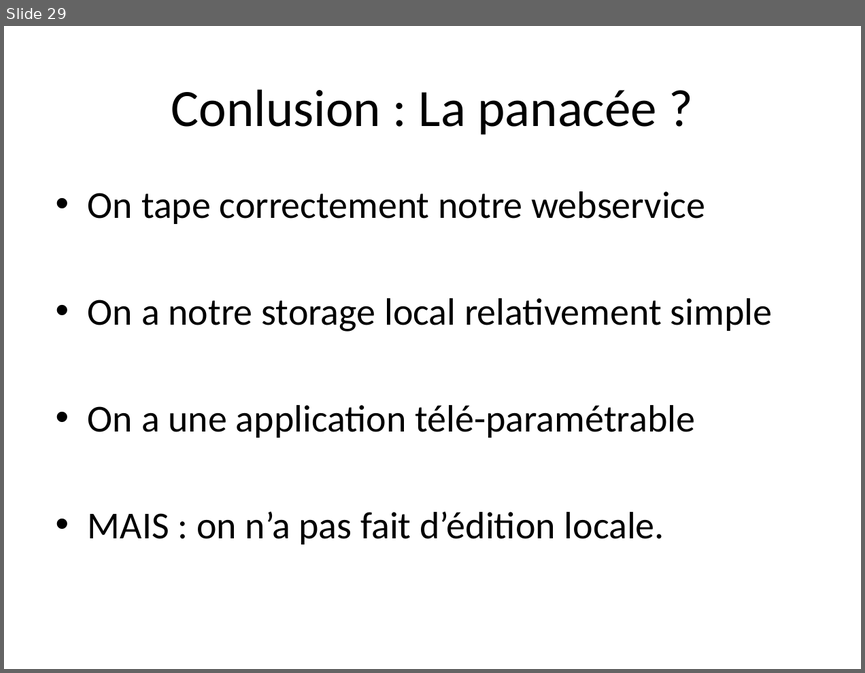
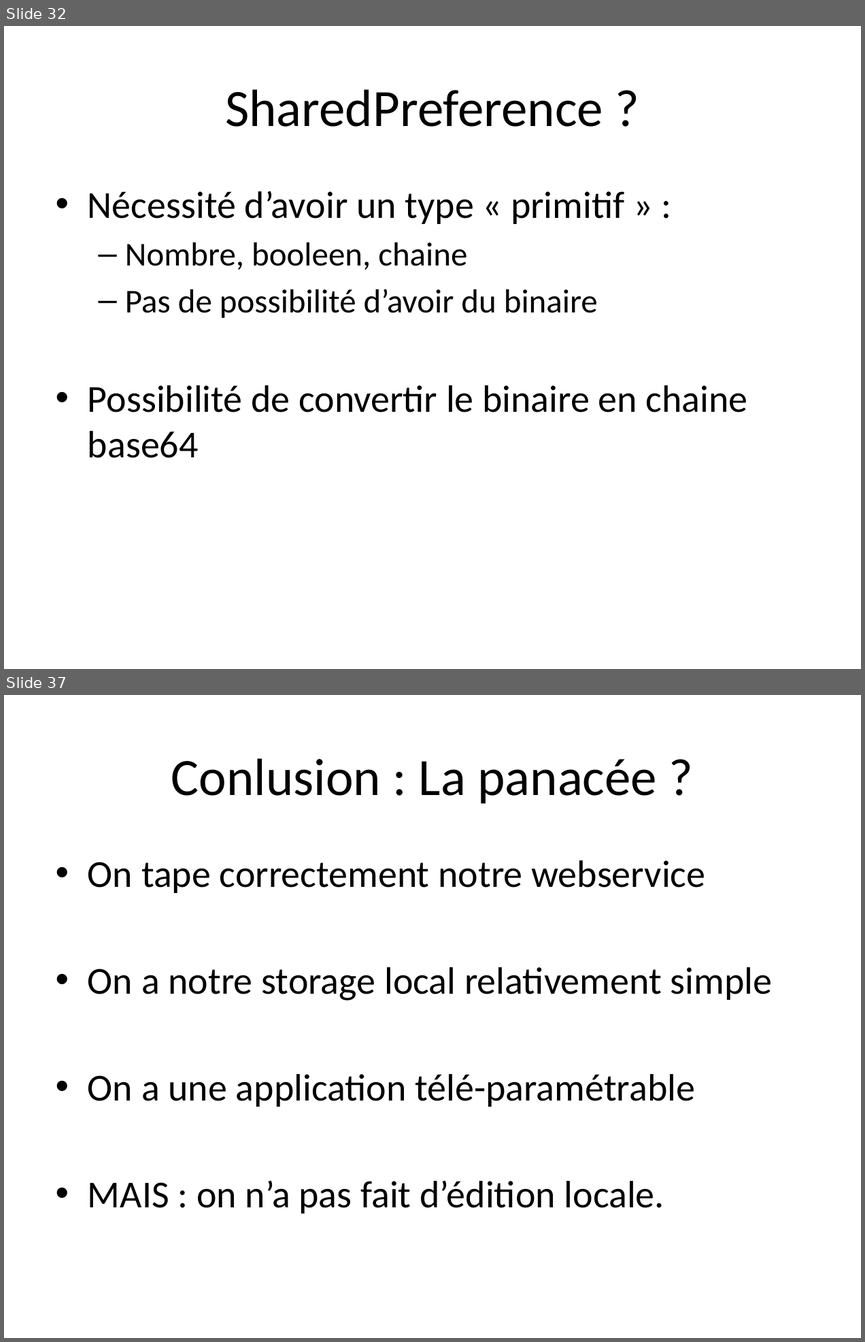
Before and after one commit to TheCopycat/protobuf-powered-android, a slide deck: protobuf-powered.pptx. Shown one above the other, each under a label of ours: slide 29 before the commit, slides 32 and 37 after it; the slides between them are not shown. The pictures are 865x673 and 865x1342 pixels, drawn with LibreOffice and Linux fonts; fonts in the diff are those of the drawing. Boxes give left, top, right and bottom in pixels: in the first picture for what was removed or moved away, otherwise in the second. Text is boxed around its words. In the diff, an @@ line names an element or a change of style, - is before the commit and + after.

```diff
--- a/protobuf-powered.pptx
+++ b/protobuf-powered.pptx
@@ slide 32 added at (4, 26, 861, 669), background #FFFFFF @@
@@ title added at (225, 89, 603, 127), 44 pt, text #000000 @@
+SharedPreference ?
@@ text added at (88, 191, 748, 458), 32 pt, text #000000 @@
+• Nécessité d’avoir un type « primitif » :
+  – Nombre, booleen, chaine
+  – Pas de possibilité d’avoir du binaire
+• Possibilité de convertir le binaire en chaine base64
@@ what was slide 29 is now slide 37 @@
```
Also in this commit, not shown: 1 slide changed, 7 other slides added, 33 other files.
